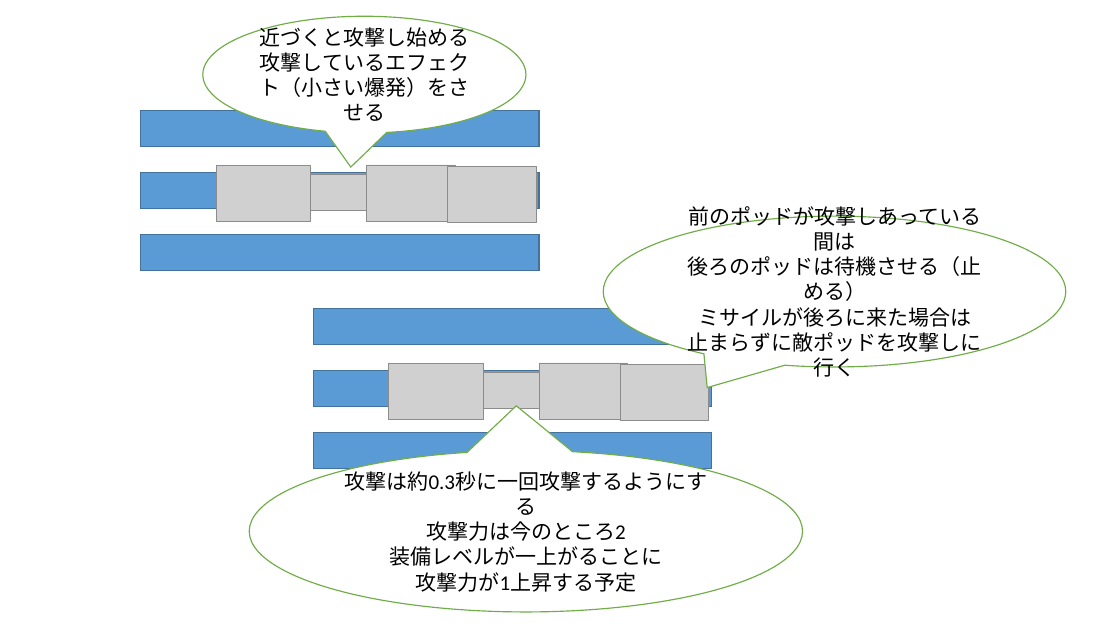
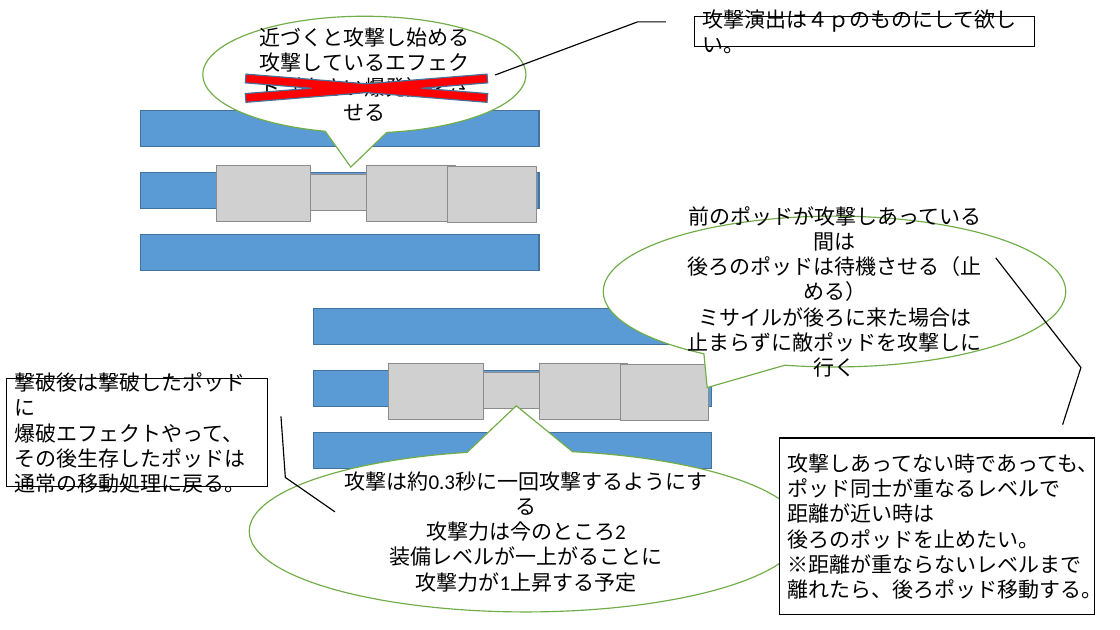
Before and after one commit to team556/team, a slide deck: slide 3 of 戦闘演出仕様.pptx. Drawn at 1120x630 pixels with LibreOffice and Linux fonts; fonts in the diff are those of the drawing; grey boxes stand for pictures. Boxes give left, top, right and bottom in pixels: in the first picture for what was removed or moved away, otherwise in the second. Text is boxed around its words. In the diff, an @@ line names an element or a change of style, - is before the commit and + after.

Commit message:
ヘルプボタン更新(まだ完成してない) 戦闘演出仕様に追記

```diff
--- a/戦闘演出仕様.pptx
+++ b/戦闘演出仕様.pptx
@@ border callout added at (694,16,1034,46), fill #FFFFFF, outline #000000 1 pt, 18 pt, text #000000 @@
+攻撃演出は４ｐのものにして欲しい。
@@ cross added at (134,70,599,107), fill #FF0000, outline #43739E 1 pt @@
@@ border callout added at (6,379,268,486), fill #FFFFFF, outline #000000 1 pt, 18 pt, text #000000 @@
+撃破後は撃破したポッドに
+爆破エフェクトやって、
+その後生存したポッドは
+通常の移動処理に戻る。
@@ border callout added at (780,438,1096,614), fill #FFFFFF, outline #000000 1 pt, 18 pt, text #000000 @@
+攻撃しあってない時であっても、ポッド同士が重なるレベルで
+距離が近い時は
+後ろのポッドを止めたい。
+※距離が重ならないレベルまで
+離れたら、後ろポッド移動する。
```
Also in this commit, not shown: 9 other files.
